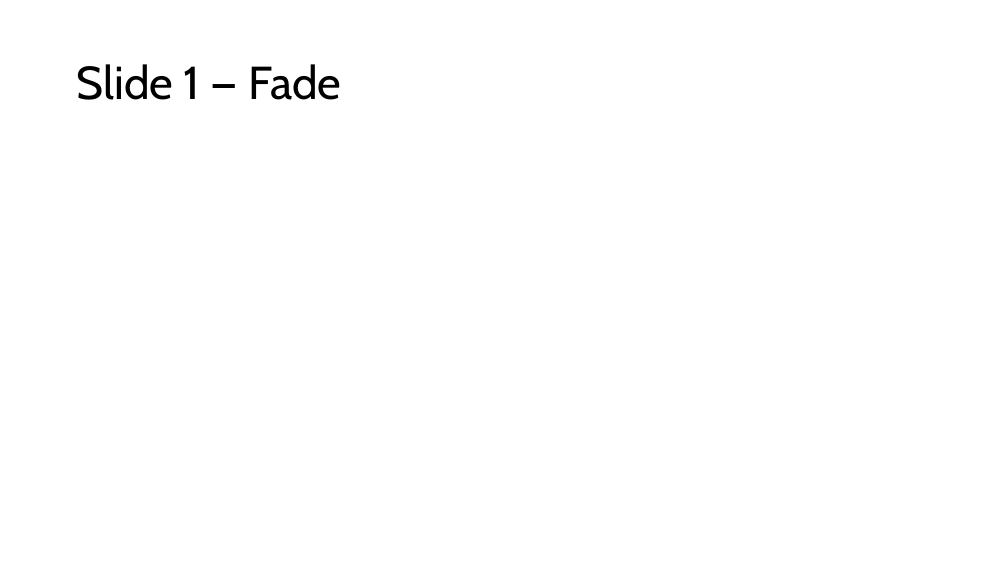
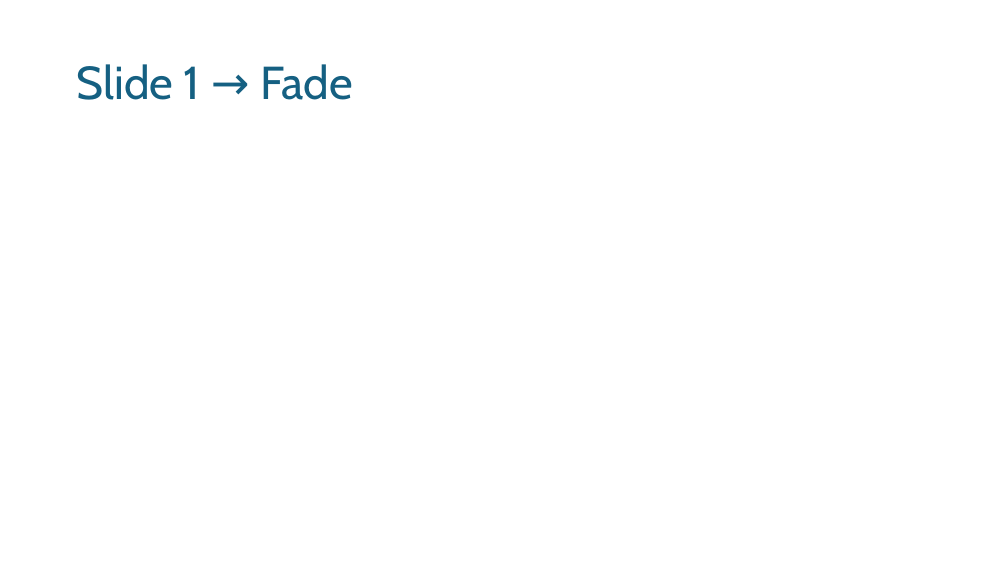
Before and after one commit to onysu/kursus, a slide deck: slide 1 of assets/files/4-slide-berurutan.pptx. Drawn at 1008x567 pixels with LibreOffice and Linux fonts; fonts in the diff are those of the drawing. Boxes give left, top, right and bottom in pixels: in the first picture for what was removed or moved away, otherwise in the second. Text is boxed around its words. In the diff, an @@ line names an element or a change of style, - is before the commit and + after.

```diff
--- a/assets/files/4-slide-berurutan.pptx
+++ b/assets/files/4-slide-berurutan.pptx
@@ title at bbox=[77, 64, 353, 100]: text changed; text colour #000000 to #156082 @@
-Slide 1 — Fade
+Slide 1 → Fade
```
Also in this commit, not shown: 3 other slides changed, 4 other files.
